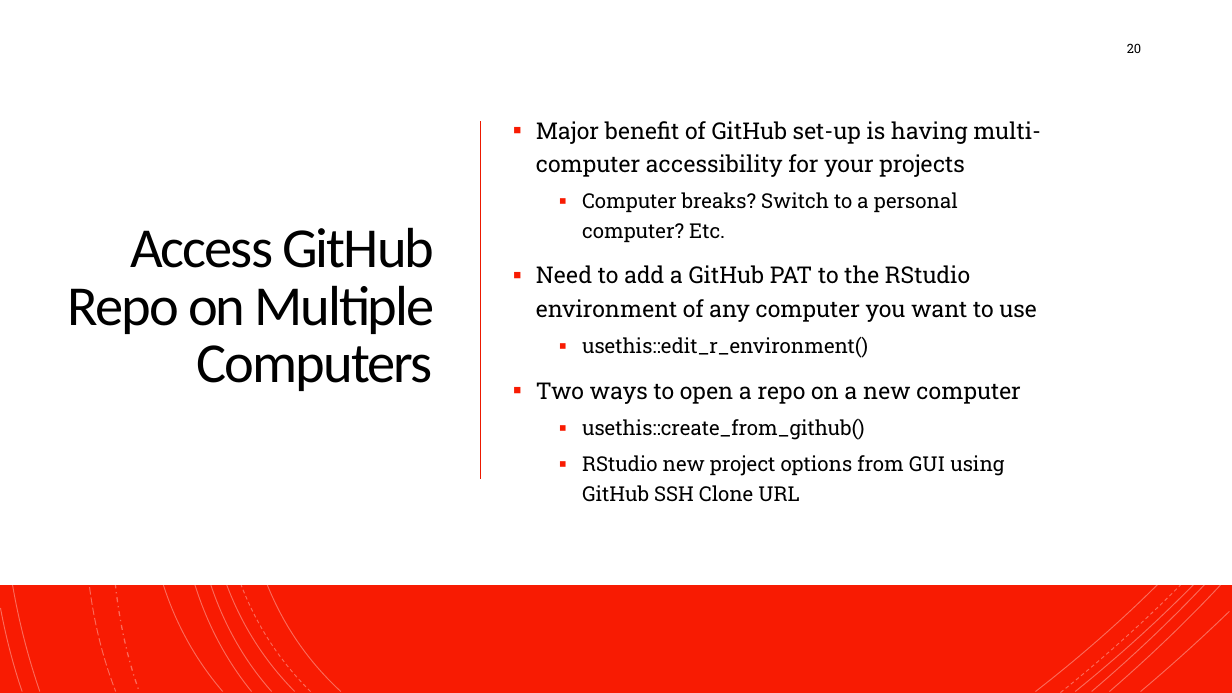
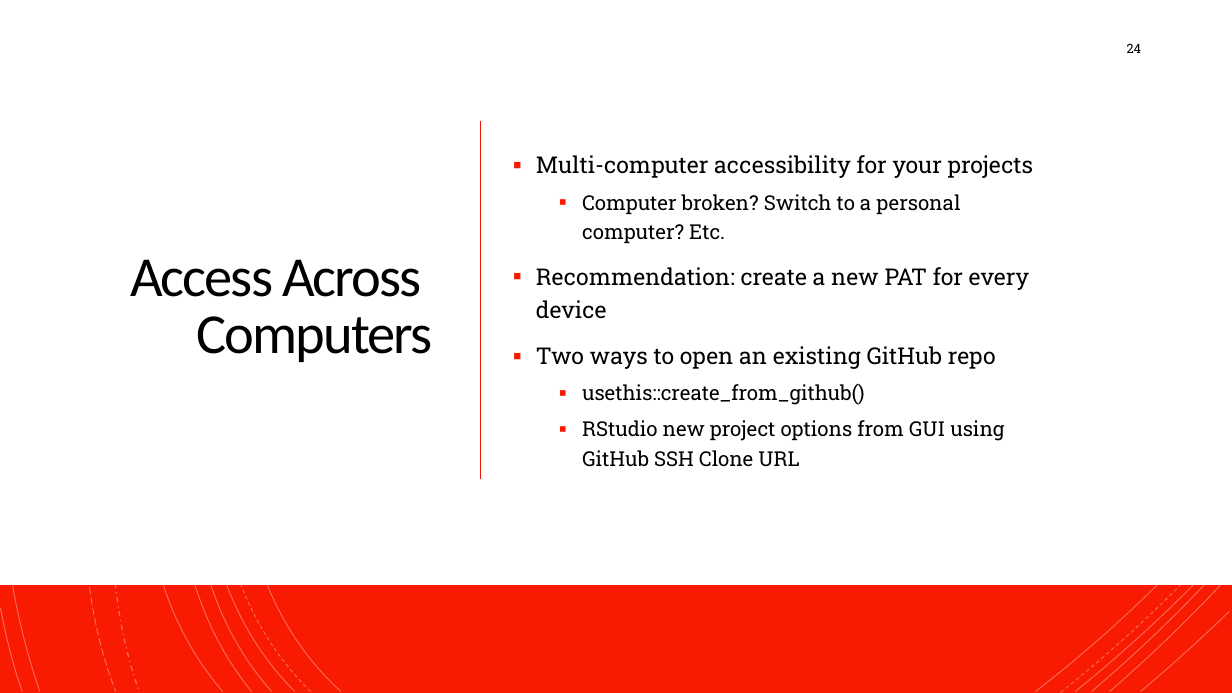
Before and after one commit to NeuroShepherd/R_Coding_Presentations, a slide deck: slide 24 of RStudio, Git, and Github/RStudio_Git_Github.pptx (slide 20 before the commit). Drawn at 1232x693 pixels with LibreOffice and Linux fonts; fonts in the diff are those of the drawing. Boxes give left, top, right and bottom in pixels: in the first picture for what was removed or moved away, otherwise in the second. Text is boxed around its words. In the diff, an @@ line names an element or a change of style, - is before the commit and + after.

```diff
--- a/RStudio, Git, and Github/RStudio_Git_Github.pptx
+++ b/RStudio, Git, and Github/RStudio_Git_Github.pptx
@@ page number at [1127,43,1141,53]: text changed @@
-20
+24
@@ text at [536,155,1033,369]: text changed @@
-▪ Major benefit of GitHub set-up is having multi-computer accessibility for your projects
-  ▪ Computer breaks? Switch to a personal computer? Etc.
-▪ Need to add a GitHub PAT to the RStudio environment of any computer you want to use
-  ▪ usethis::edit_r_environment()
-▪ Two ways to open a repo on a new computer
+▪ Multi-computer accessibility for your projects
+  ▪ Computer broken? Switch to a personal computer? Etc.
+▪ Recommendation: create a new PAT for every device
+▪ Two ways to open an existing GitHub repo
@@ title at [130,259,432,362]: text changed @@
-Access GitHub Repo on Multiple Computers
+Access Across
+Computers
```
Also in this commit, not shown: 7 other slides changed, 4 slides added, 3 other files.
